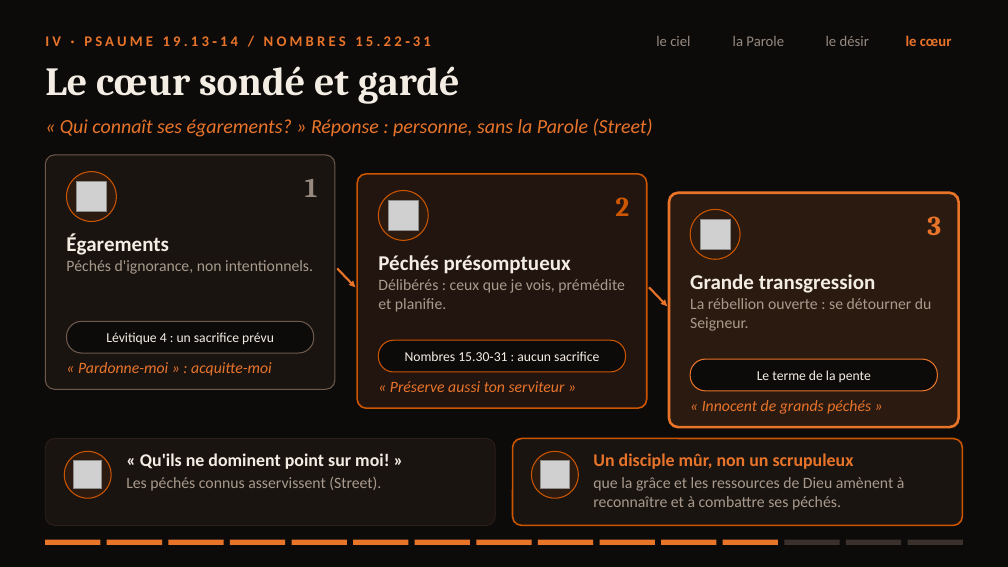
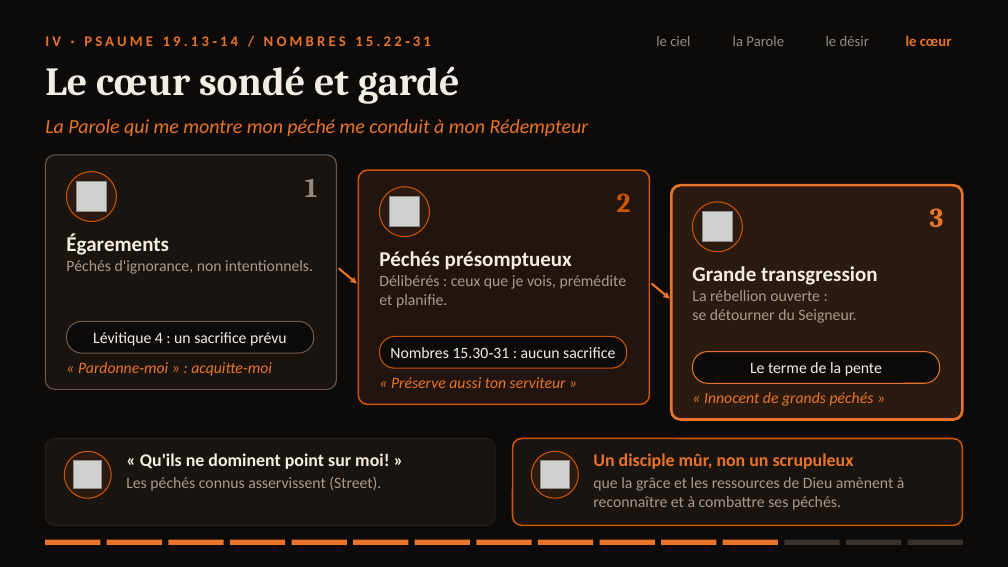
Before and after one commit to agbruneau/Prospection, a slide deck: slide 12 of Presentation-Psaume-19.pptx. Drawn at 1008x567 pixels with LibreOffice and Linux fonts; fonts in the diff are those of the drawing; grey boxes stand for pictures. Boxes give left, top, right and bottom in pixels: in the first picture for what was removed or moved away, otherwise in the second. Text is boxed around its words. In the diff, an @@ line names an element or a change of style, - is before the commit and + after.

```diff
--- a/Presentation-Psaume-19.pptx
+++ b/Presentation-Psaume-19.pptx
@@ text at <box>45,119,589,137</box>: text changed @@
-« Qui connaît ses égarements? » Réponse : personne, sans la Parole (Street)
+La Parole qui me montre mon péché me conduit à mon Rédempteur
@@ 3 texts, 2 pictures, 2 rounded rectangles, 1 ellipse: place and size @@
-3 texts, 2 pictures, 2 rounded rectangles, 1 ellipse at <box>357,174,730,408</box>
+3 texts, 2 pictures, 2 rounded rectangles, 1 ellipse at <box>358,170,733,405</box>
@@ rounded rectangle: place and size @@
-rounded rectangle at <box>669,193,959,427</box>
+rounded rectangle at <box>671,185,963,420</box>
@@ text "3": place and size @@
-text "3" at <box>927,216,941,235</box>
+text "3" at <box>930,208,944,227</box>
@@ arrow moved from (337, 268) - (355, 287) to (339, 268) - (357, 284) @@
@@ arrow moved from (650, 287) - (667, 306) to (652, 284) - (670, 299) @@
@@ text at <box>692,290,856,323</box>: text changed @@
-La rébellion ouverte : se détourner du Seigneur.
+La rébellion ouverte :
+se détourner du Seigneur.
@@ size 13 to 15 pt in 3 elements at <box>93,332,287,346</box>, <box>390,347,615,358</box>, <box>750,362,882,376</box> @@
@@ 3 texts, 1 ellipse, 1 rounded rectangle: place and size @@
-3 texts, 1 ellipse, 1 rounded rectangle at <box>690,209,938,414</box>
+3 texts, 1 ellipse, 1 rounded rectangle at <box>692,202,940,406</box>
@@ text at <box>78,362,272,376</box>: text changed @@
-« Pardonne-moi » : acquitte-moi
+« Pardonne‑moi » : acquitte‑moi
```
Also in this commit, not shown: 14 other slides changed, 8 other files.
